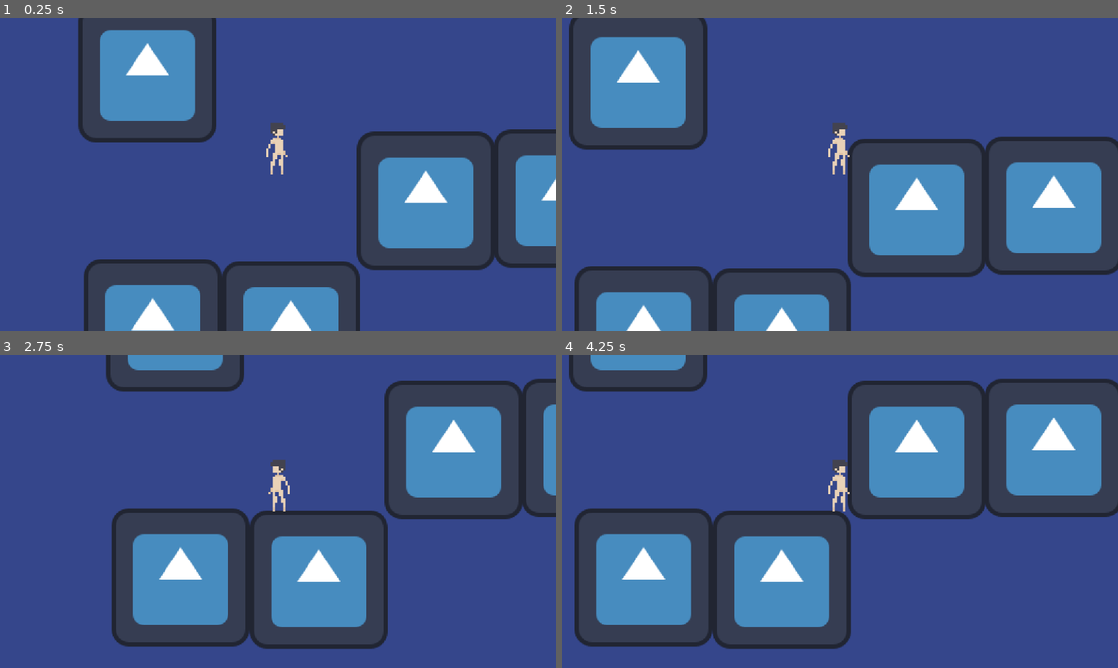
Above: before the commit, frames 1-4 (two rows, left to right).
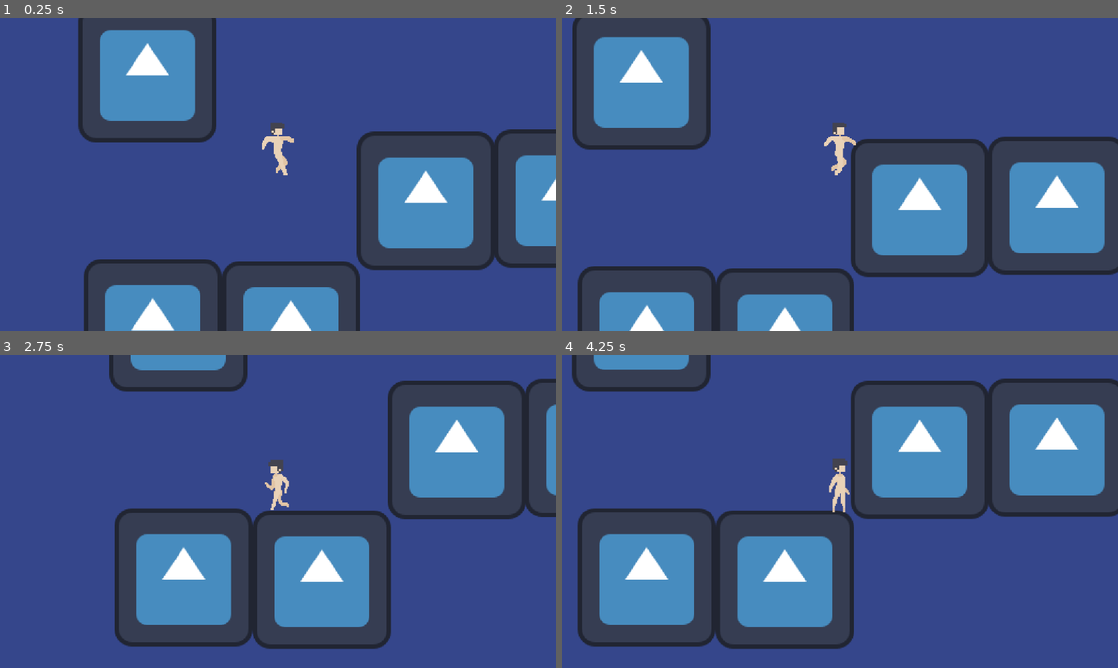
Above: after the commit, the same moments.

Repository: helsing22/When-game
Game: Godot game, scene res://scenes/world.tscn
The game is run twice, just before and just after one commit, with the same random seed, the same clock (stepped at 60 frames per second) and the same inputs. The engine's default icon, where the game draws it, is replaced by a stand-in: a white triangle on a blue panel in a dark square.
Inputs:
- Up to frame 1 (0.25 s): no input
- Up to frame 2 (1.5 s): hold Shift (sprint) 0.53-1.28 s; hold D (move_right) from 0.53 s (still down); tap Space (jump) at 0.77, 0.8, 1.07, 1.35 s
- Up to frame 3 (2.75 s): tap Space (jump) at 1.52, 1.82, 2.3 s; tap Shift (sprint) at 1.55 s; release D (move_right) at 2.03 s; hold A (move_left) from 2.03 s (still down); hold Shift (sprint) from 2.03 s (still down)
- Up to frame 4 (4.25 s): release A (move_left) at 2.78 s; release Shift (sprint) at 2.78 s; hold D (move_right) from 2.78 s (still down); tap Shift (sprint) at 2.85 s; tap Space (jump) at 3.02, 3.32 s; hold Space (jump) from 3.53 s (still down)

The runs differ from the first frame. In frame 1, 0.3% of the frame differs, in the area x 47-53%, y 33-51%; in frame 2, 5.0%; in frame 3, 4.7%; in frame 4, 5.2%, in the area x 1-100%, y 0-94%.

Commit message:
Add files via upload

Diff:
--- a/When-Main/Scripts/player.gd
+++ b/When-Main/Scripts/player.gd
@@ -15,8 +15,8 @@
 
 enum states {
 	IDLE,
+	RUN,
 	WALCK,
-	RUN,
 	JUMP,
 	FALL,
 	LEDGE_GRAB,
@@ -28,8 +28,8 @@
 
 const state_names := [
 	"IDLE",
+	"RUN",
 	"WALCK",
-	"RUN",
 	"JUMP",
 	"FALL",
 	"LEDGE_GRAB"
@@ -66,13 +66,15 @@
 
 	# Comprobar si esta aterrizando y cambiar estado
 	if is_on_floor() and state != states.LEDGE_GRAB:
+		if velocity.x != 0 and Input.is_action_pressed("sprint"):
+			state = states.RUN
 		if velocity.x != 0:
-			state = states.RUN
+			state = states.WALCK
 		if velocity.x == 0:
 			state = states.IDLE
 
 	# comprobar si esta cayendo
-	if !is_on_floor() and state in [states.IDLE, states.RUN]:
+	if !is_on_floor() and state in [states.IDLE, states.RUN, states.WALCK]:
 		state = states.FALL
 
 	# Movimientos en el aire
@@ -83,7 +85,8 @@
 		apply_air_resistance(input_axis, delta)
 
 	# Movimientos de estado en la tierra
-	if state in [states.IDLE, states.RUN]:
+
+	if state in [states.IDLE, states.WALCK, states.RUN]:
 		handle_jump_input()
 		handle_acceleration(input_axis, delta)
 		apply_friction(input_axis, delta)
@@ -93,6 +96,8 @@
 	match state:
 		states.IDLE:
 			anim.play("idle")
+		states.WALCK:
+			anim.play("walck")
 		states.RUN:
 			anim.play("run")
 		states.JUMP:
@@ -132,8 +137,10 @@
 func handle_acceleration(input_axis, delta) -> void:
 	# condicion de sprint usando la aceleracion
 	if input_axis == 1 and Input.is_action_pressed("sprint"):
+		state = states.RUN
 		velocity.x = move_toward(velocity.x, run_speed * input_axis, acceleration * delta * 4)
 	elif input_axis == -1 and Input.is_action_pressed("sprint"):
+		state = states.RUN
 		velocity.x = move_toward(velocity.x, run_speed * input_axis, acceleration * delta * 4)
 
 	# movimiento utilizando la aceleracion
--- a/When-Main/scenes/player.tscn
+++ b/When-Main/scenes/player.tscn
@@ -1,41 +1,247 @@
-[gd_scene load_steps=9 format=3 uid="uid://n055c6m7kbre"]
+[gd_scene load_steps=42 format=3 uid="uid://n055c6m7kbre"]
 
 [ext_resource type="Script" uid="uid://cbbx00b5nh31f" path="res://Scripts/player.gd" id="1_pis21"]
-[ext_resource type="Texture2D" uid="uid://bxhy7os5v8ifi" path="res://Art/Character.png" id="2_g2els"]
-
-[sub_resource type="AtlasTexture" id="AtlasTexture_qhqgy"]
-atlas = ExtResource("2_g2els")
-region = Rect2(0, 0, 30, 50)
+[ext_resource type="Texture2D" uid="uid://dv4hlwxxrt0sv" path="res://Art/character play idle.png" id="2_qhqgy"]
+[ext_resource type="Texture2D" uid="uid://d306y8n6yj16b" path="res://Art/character play fall.png" id="2_qlg0r"]
+[ext_resource type="Texture2D" uid="uid://ru30lht08iif" path="res://Art/character play run.png" id="3_dqkch"]
+[ext_resource type="Texture2D" uid="uid://c61vrks3rojf1" path="res://Art/character play edge grab.png" id="3_qlg0r"]
+[ext_resource type="Texture2D" uid="uid://d110kokvf6lny" path="res://Art/character play jump.png" id="4_tuyoq"]
+[ext_resource type="Texture2D" uid="uid://ck8yw4w0t20y" path="res://Art/character play walckpng.png" id="7_fjrip"]
+
+[sub_resource type="AtlasTexture" id="AtlasTexture_ujl30"]
+atlas = ExtResource("2_qlg0r")
+region = Rect2(0, 0, 30, 48)
+
+[sub_resource type="AtlasTexture" id="AtlasTexture_qlg0r"]
+atlas = ExtResource("2_qhqgy")
+region = Rect2(0, 0, 30, 48)
+
+[sub_resource type="AtlasTexture" id="AtlasTexture_tuyoq"]
+atlas = ExtResource("2_qhqgy")
+region = Rect2(30, 0, 30, 48)
+
+[sub_resource type="AtlasTexture" id="AtlasTexture_fjrip"]
+atlas = ExtResource("2_qhqgy")
+region = Rect2(60, 0, 30, 48)
+
+[sub_resource type="AtlasTexture" id="AtlasTexture_smehm"]
+atlas = ExtResource("2_qhqgy")
+region = Rect2(90, 0, 30, 48)
+
+[sub_resource type="AtlasTexture" id="AtlasTexture_ur7pv"]
+atlas = ExtResource("2_qhqgy")
+region = Rect2(120, 0, 30, 48)
+
+[sub_resource type="AtlasTexture" id="AtlasTexture_y4r1p"]
+atlas = ExtResource("2_qhqgy")
+region = Rect2(150, 0, 30, 48)
+
+[sub_resource type="AtlasTexture" id="AtlasTexture_d2wvv"]
+atlas = ExtResource("2_qhqgy")
+region = Rect2(180, 0, 30, 48)
+
+[sub_resource type="AtlasTexture" id="AtlasTexture_3v2ag"]
+atlas = ExtResource("2_qhqgy")
+region = Rect2(210, 0, 30, 48)
+
+[sub_resource type="AtlasTexture" id="AtlasTexture_jej6c"]
+atlas = ExtResource("2_qhqgy")
+region = Rect2(240, 0, 30, 48)
+
+[sub_resource type="AtlasTexture" id="AtlasTexture_31cv2"]
+atlas = ExtResource("4_tuyoq")
+region = Rect2(0, 0, 30, 48)
+
+[sub_resource type="AtlasTexture" id="AtlasTexture_pf23h"]
+atlas = ExtResource("4_tuyoq")
+region = Rect2(30, 0, 30, 48)
+
+[sub_resource type="AtlasTexture" id="AtlasTexture_ke2ow"]
+atlas = ExtResource("3_qlg0r")
+region = Rect2(0, 0, 30, 48)
+
+[sub_resource type="AtlasTexture" id="AtlasTexture_f1ej7"]
+atlas = ExtResource("3_dqkch")
+region = Rect2(0, 0, 30, 48)
+
+[sub_resource type="AtlasTexture" id="AtlasTexture_oprun"]
+atlas = ExtResource("3_dqkch")
+region = Rect2(30, 0, 30, 48)
+
+[sub_resource type="AtlasTexture" id="AtlasTexture_a8ls1"]
+atlas = ExtResource("3_dqkch")
+region = Rect2(60, 0, 30, 48)
+
+[sub_resource type="AtlasTexture" id="AtlasTexture_qfm1y"]
+atlas = ExtResource("3_dqkch")
+region = Rect2(90, 0, 30, 48)
+
+[sub_resource type="AtlasTexture" id="AtlasTexture_fulsm"]
+atlas = ExtResource("3_dqkch")
+region = Rect2(120, 0, 30, 48)
+
+[sub_resource type="AtlasTexture" id="AtlasTexture_4r5pv"]
+atlas = ExtResource("3_dqkch")
+region = Rect2(150, 0, 30, 48)
+
+[sub_resource type="AtlasTexture" id="AtlasTexture_60mlk"]
+atlas = ExtResource("3_dqkch")
+region = Rect2(180, 0, 30, 48)
+
+[sub_resource type="AtlasTexture" id="AtlasTexture_i4ail"]
+atlas = ExtResource("3_dqkch")
+region = Rect2(210, 0, 30, 48)
+
+[sub_resource type="AtlasTexture" id="AtlasTexture_a38lo"]
+atlas = ExtResource("3_dqkch")
+region = Rect2(240, 0, 30, 48)
+
+[sub_resource type="AtlasTexture" id="AtlasTexture_4ni07"]
+atlas = ExtResource("3_dqkch")
+region = Rect2(270, 0, 30, 48)
+
+[sub_resource type="AtlasTexture" id="AtlasTexture_l71n6"]
+atlas = ExtResource("3_dqkch")
+region = Rect2(300, 0, 30, 48)
+
+[sub_resource type="AtlasTexture" id="AtlasTexture_dt7fs"]
+atlas = ExtResource("7_fjrip")
+region = Rect2(0, 0, 30, 48)
+
+[sub_resource type="AtlasTexture" id="AtlasTexture_wqfne"]
+atlas = ExtResource("7_fjrip")
+region = Rect2(30, 0, 30, 48)
+
+[sub_resource type="AtlasTexture" id="AtlasTexture_wnwbv"]
+atlas = ExtResource("7_fjrip")
+region = Rect2(60, 0, 30, 48)
+
+[sub_resource type="AtlasTexture" id="AtlasTexture_gl8cc"]
+atlas = ExtResource("7_fjrip")
+region = Rect2(90, 0, 30, 48)
+
+[sub_resource type="AtlasTexture" id="AtlasTexture_487ah"]
+atlas = ExtResource("7_fjrip")
+region = Rect2(120, 0, 30, 48)
 
 [sub_resource type="SpriteFrames" id="SpriteFrames_dt7fs"]
 animations = [{
-"frames": [],
+"frames": [{
+"duration": 1.0,
+"texture": SubResource("AtlasTexture_ujl30")
+}],
 "loop": true,
 "name": &"fall",
 "speed": 8.0
 }, {
 "frames": [{
 "duration": 1.0,
-"texture": SubResource("AtlasTexture_qhqgy")
+"texture": SubResource("AtlasTexture_qlg0r")
+}, {
+"duration": 1.0,
+"texture": SubResource("AtlasTexture_tuyoq")
+}, {
+"duration": 1.0,
+"texture": SubResource("AtlasTexture_fjrip")
+}, {
+"duration": 1.0,
+"texture": SubResource("AtlasTexture_smehm")
+}, {
+"duration": 1.0,
+"texture": SubResource("AtlasTexture_ur7pv")
+}, {
+"duration": 1.0,
+"texture": SubResource("AtlasTexture_y4r1p")
+}, {
+"duration": 1.0,
+"texture": SubResource("AtlasTexture_d2wvv")
+}, {
+"duration": 1.0,
+"texture": SubResource("AtlasTexture_3v2ag")
+}, {
+"duration": 1.0,
+"texture": SubResource("AtlasTexture_jej6c")
 }],
 "loop": true,
 "name": &"idle",
-"speed": 7.0
-}, {
-"frames": [],
+"speed": 10.0
+}, {
+"frames": [{
+"duration": 1.0,
+"texture": SubResource("AtlasTexture_31cv2")
+}, {
+"duration": 1.0,
+"texture": SubResource("AtlasTexture_pf23h")
+}],
 "loop": false,
 "name": &"jump",
 "speed": 10.0
 }, {
-"frames": [],
+"frames": [{
+"duration": 1.0,
+"texture": SubResource("AtlasTexture_ke2ow")
+}],
 "loop": true,
 "name": &"ledge_grab",
 "speed": 8.0
 }, {
-"frames": [],
+"frames": [{
+"duration": 1.0,
+"texture": SubResource("AtlasTexture_f1ej7")
+}, {
+"duration": 1.0,
+"texture": SubResource("AtlasTexture_oprun")
+}, {
+"duration": 1.0,
+"texture": SubResource("AtlasTexture_a8ls1")
+}, {
+"duration": 1.0,
+"texture": SubResource("AtlasTexture_qfm1y")
+}, {
+"duration": 1.0,
+"texture": SubResource("AtlasTexture_fulsm")
+}, {
+"duration": 1.0,
+"texture": SubResource("AtlasTexture_4r5pv")
+}, {
+"duration": 1.0,
+"texture": SubResource("AtlasTexture_60mlk")
+}, {
+"duration": 1.0,
+"texture": SubResource("AtlasTexture_i4ail")
+}, {
+"duration": 1.0,
+"texture": SubResource("AtlasTexture_a38lo")
+}, {
+"duration": 1.0,
+"texture": SubResource("AtlasTexture_4ni07")
+}, {
+"duration": 1.0,
+"texture": SubResource("AtlasTexture_l71n6")
+}],
 "loop": true,
 "name": &"run",
-"speed": 10.0
+"speed": 15.0
+}, {
+"frames": [{
+"duration": 1.0,
+"texture": SubResource("AtlasTexture_dt7fs")
+}, {
+"duration": 1.0,
+"texture": SubResource("AtlasTexture_wqfne")
+}, {
+"duration": 1.0,
+"texture": SubResource("AtlasTexture_wnwbv")
+}, {
+"duration": 1.0,
+"texture": SubResource("AtlasTexture_gl8cc")
+}, {
+"duration": 1.0,
+"texture": SubResource("AtlasTexture_487ah")
+}],
+"loop": true,
+"name": &"walck",
+"speed": 5.0
 }]
 
 [sub_resource type="RectangleShape2D" id="RectangleShape2D_vwt75"]
@@ -59,12 +265,15 @@
 jump_velocity = -450.0
 
 [node name="AnimatedSprite2D" type="AnimatedSprite2D" parent="."]
-position = Vector2(0, -25)
+position = Vector2(0, -24)
+scale = Vector2(1, 1.04167)
 sprite_frames = SubResource("SpriteFrames_dt7fs")
-animation = &"idle"
+animation = &"walck"
+frame_progress = 0.830144
 
 [node name="CollisionShape2D" type="CollisionShape2D" parent="."]
 position = Vector2(-1, -24)
+scale = Vector2(1.32, 1)
 shape = SubResource("RectangleShape2D_vwt75")
 
 [node name="CoyoteTimer" type="Timer" parent="."]
@@ -82,12 +291,14 @@
 shape = SubResource("RectangleShape2D_0dr75")
 
 [node name="WallCheck" type="ShapeCast2D" parent="."]
+visible = false
 position = Vector2(-1, -44)
-scale = Vector2(1, 1)
+scale = Vector2(1.36, 1)
 shape = SubResource("RectangleShape2D_xiaou")
 target_position = Vector2(0, 39)
 
 [node name="FloorCheck" type="RayCast2D" parent="."]
+visible = false
 position = Vector2(0, -13)
 target_position = Vector2(0, 24)
 
Binary file added: When-Main/Art/character play edge grab.png
Not shown, added: When-Main/Art/character play edge grab.png.import
Binary file added: When-Main/Art/character play fall.png
Not shown, added: When-Main/Art/character play fall.png.import
Binary file added: When-Main/Art/character play idle.png
Not shown, added: When-Main/Art/character play idle.png.import
Binary file added: When-Main/Art/character play jump.png
Not shown, added: When-Main/Art/character play jump.png.import
Binary file added: When-Main/Art/character play run.png
Not shown, added: When-Main/Art/character play run.png.import
Binary file added: When-Main/Art/character play walckpng.png
Not shown, added: When-Main/Art/character play walckpng.png.import
